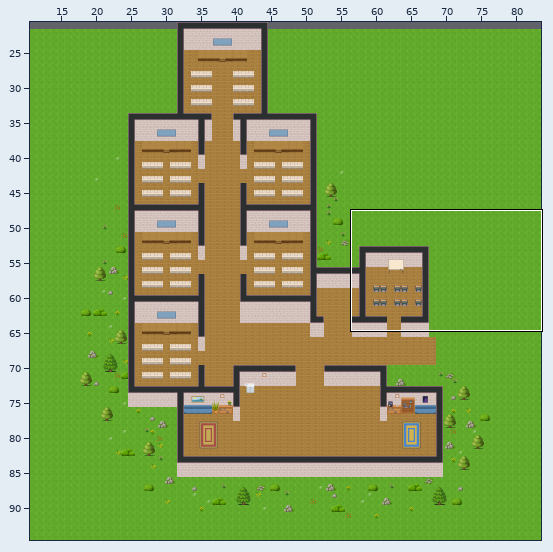
One commit to this Tiled map (JSON): maps/map.json. Above, an overview of the earlier version with the close-up marked.
Close-up. Old version:
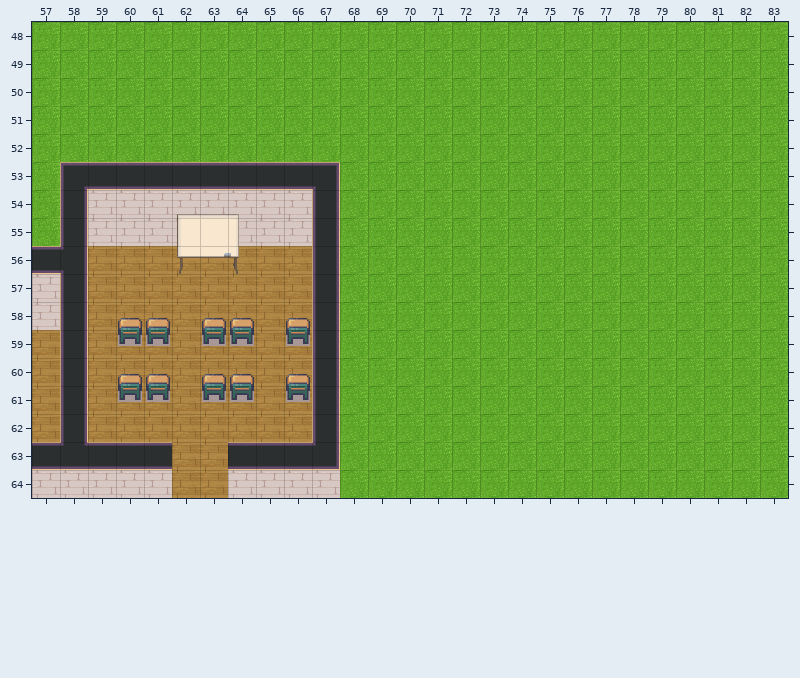
Cells are 32x32 px. Shown: x 57..83, y 48..64. The commit also changed other parts of the map, which this record leaves out.
The same view after the edit:
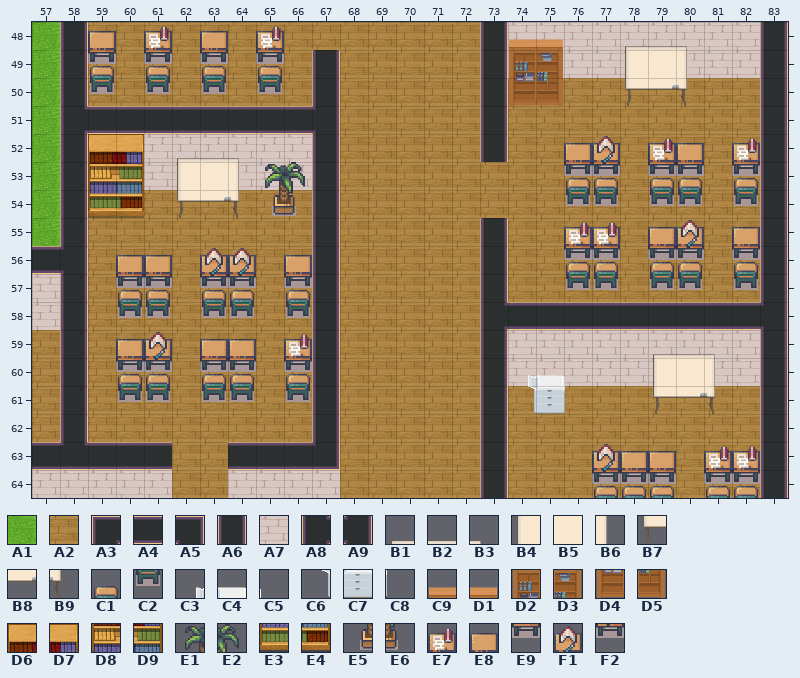
Key: from "Chunk 1": A1 4, A2 5, A3 6, A4 7, A5 8, A6 9, A7 10, A8 23, A9 25, B1 100, B2 101, B3 102, B4 103, B5 104, B6 105, B7 106, B8 107, B9 108, C1 109, C2 110, C3 111, C4 112, C5 113, C6 114, C7 115, C8 116, C9 117, D1 118, D2 125, D3 126, D4 133, D5 134, D6 137, D7 138, D8 139, D9 140, E1 141, E2 142, E3 143, E4 144, E5 145, E6 146, E7 193, E8 194, E9 195, F1 197, F2 198.
__ is an empty cell, ## one hidden under a higher layer.
The exact change:
Layer "floor":
y 48: x 59..72 A1 A1 A1 A1 A1 A1 A1 A1 A1 A1 A1 A1 A1 A1 -> A2 A2 A2 A2 A2 A2 A2 A2 A2 A2 A2 A2 A2 A2; x 74..82 A1 A1 A1 A1 A1 A1 A1 A1 A1 -> ## ## ## ## ## ## ## ## ##
y 49: x 59..66 A1 A1 A1 A1 A1 A1 A1 A1 -> A2 A2 A2 A2 A2 A2 A2 A2; x 68..72 A1 A1 A1 A1 A1 -> A2 A2 A2 A2 A2; x 74..82 A1 A1 A1 A1 A1 A1 A1 A1 A1 -> ## ## ## ## ## ## ## ## ##
y 50: x 59..66 A1 A1 A1 A1 A1 A1 A1 A1 -> A2 A2 A2 A2 A2 A2 A2 A2; x 68..72 A1 A1 A1 A1 A1 -> A2 A2 A2 A2 A2; x 74..82 A1 A1 A1 A1 A1 A1 A1 A1 A1 -> A2 A2 A2 A2 A2 A2 A2 A2 A2
y 51..52: x 68..72 A1 A1 A1 A1 A1 -> A2 A2 A2 A2 A2; x 74..82 A1 A1 A1 A1 A1 A1 A1 A1 A1 -> A2 A2 A2 A2 A2 A2 A2 A2 A2
y 53: x 68..82 A1 A1 A1 A1 A1 A1 A1 A1 A1 A1 A1 A1 A1 A1 A1 -> A2 A2 A2 A2 A2 A2 A2 A2 A2 A2 A2 A2 A2 A2 A2
y 54: x 59..66 __ __ __ __ __ __ __ __ -> A2 A2 A2 A2 A2 A2 A2 A2; x 68..82 A1 A1 A1 A1 A1 A1 A1 A1 A1 A1 A1 A1 A1 A1 A1 -> A2 A2 A2 A2 A2 A2 A2 A2 A2 A2 A2 A2 A2 A2 A2
y 55: x 59..66 __ __ __ __ __ __ __ __ -> A2 A2 A2 A2 A2 A2 A2 A2; x 68..72 A1 A1 A1 A1 A1 -> A2 A2 A2 A2 A2; x 74..82 A1 A1 A1 A1 A1 A1 A1 A1 A1 -> A2 A2 A2 A2 A2 A2 A2 A2 A2
y 56..57: x 68..72 A1 A1 A1 A1 A1 -> A2 A2 A2 A2 A2; x 74..82 A1 A1 A1 A1 A1 A1 A1 A1 A1 -> A2 A2 A2 A2 A2 A2 A2 A2 A2
y 58..60: x 68..72 A1 A1 A1 A1 A1 -> A2 A2 A2 A2 A2; x 74..82 A1 A1 A1 A1 A1 A1 A1 A1 A1 -> ## ## ## ## ## ## ## ## ##
y 61: x 68..72 A1 A1 A1 A1 A1 -> A2 A2 A2 A2 A2; x 74..82 A1 A1 A1 A1 A1 A1 A1 A1 A1 -> A2 ## A2 A2 A2 A2 A2 A2 A2
y 62..64: x 68..72 A1 A1 A1 A1 A1 -> A2 A2 A2 A2 A2; x 74..82 A1 A1 A1 A1 A1 A1 A1 A1 A1 -> A2 A2 A2 A2 A2 A2 A2 A2 A2
Layer "walls":
y 48: x 58 __ -> A6; x 73..83 __ __ __ __ __ __ __ __ __ __ __ -> A6 A7 A7 A7 A7 A7 A7 A7 A7 A7 A6
y 49: x 58 __ -> A6; x 67 __ -> A6; x 73..78 __ __ __ __ __ __ -> A6 A7 A7 A7 A7 A7; x 80..83 __ __ __ __ -> A7 A7 A7 A6
y 50: x 58 __ -> A6; x 67 __ -> A6; x 73 __ -> A6; x 83 __ -> A6
y 51: x 58..67 __ __ __ __ __ __ __ __ __ __ -> A8 A4 A4 A4 A4 A4 A4 A4 A4 A9; x 73 __ -> A6; x 83 __ -> A6
y 52: x 58 __ -> A6; x 61..67 __ __ __ __ __ __ __ -> A7 A7 A7 A7 A7 A7 A6; x 73 __ -> A6; x 83 __ -> A6
y 53: x 58..67 A3 A4 A4 A4 A4 A4 A4 A4 A4 A5 -> A6 ## ## A7 A7 ## A7 A7 A7 A6; x 83 __ -> A6
y 54: x 59..66 A7 A7 A7 A7 A7 A7 A7 A7 -> __ __ __ __ __ __ __ __; x 83 __ -> A6
y 55: x 59..66 A7 A7 A7 A7 ## A7 A7 A7 -> __ __ __ __ __ __ __ __; x 73 __ -> A6; x 83 __ -> A6
y 56..57: x 73 __ -> A6; x 83 __ -> A6
y 58: x 73..83 __ __ __ __ __ __ __ __ __ __ __ -> A8 A4 A4 A4 A4 A4 A4 A4 A4 A4 A9
y 59: x 73..83 __ __ __ __ __ __ __ __ __ __ __ -> A6 A7 A7 A7 A7 A7 A7 A7 A7 A7 A6
y 60: x 73..79 __ __ __ __ __ __ __ -> A6 A7 A7 A7 A7 A7 A7; x 81..83 __ __ __ -> A7 A7 A6
y 61..64: x 73 __ -> A6; x 83 __ -> A6
Layer "furniture":
y 48: x 74..75 __ __ -> C9 D1; x 78..80 __ __ __ -> B1 B2 B3
y 49: x 59 __ -> C1; x 61 __ -> C1; x 63 __ -> C1; x 65 __ -> C1; x 74..75 __ __ -> D2 D3; x 78..80 __ __ __ -> B4 B5 B6
y 50: x 59 __ -> C2; x 61 __ -> C2; x 63 __ -> C2; x 65 __ -> C2; x 74..75 __ __ -> D4 D5; x 78..80 __ __ __ -> B7 B8 B9
y 52: x 59..60 __ __ -> D6 D7; x 62..64 __ __ __ -> B1 B2 B3
y 53: x 59..60 __ __ -> D8 D9; x 62..66 __ __ __ __ __ -> B4 B5 B6 E1 E2; x 76..77 __ __ -> C1 C1; x 79..80 __ __ -> C1 C1; x 82 __ -> C1
y 54: x 59..60 __ __ -> E3 E4; x 62..66 B1 B2 B3 __ __ -> B7 B8 B9 E5 E6; x 76..77 __ __ -> C2 C2; x 79..80 __ __ -> C2 C2; x 82 __ -> C2
y 55: x 62..64 B4 B5 B6 -> __ __ __
y 56: x 62..64 B7 B8 B9 -> __ __ __; x 76..77 __ __ -> C1 C1; x 79..80 __ __ -> C1 C1; x 82 __ -> C1
y 57: x 60..61 __ __ -> C1 C1; x 63..64 __ __ -> C1 C1; x 66 __ -> C1; x 76..77 __ __ -> C2 C2; x 79..80 __ __ -> C2 C2; x 82 __ -> C2
y 58: x 60..61 C1 C1 -> C2 C2; x 63..64 C1 C1 -> C2 C2; x 66 C1 -> C2
y 59: x 60..61 C2 C2 -> __ __; x 63..64 C2 C2 -> __ __; x 66 C2 -> __; x 79..81 __ __ __ -> B1 B2 B3
y 60: x 74..76 __ __ __ -> C3 C4 C5; x 79..81 __ __ __ -> B4 B5 B6
y 61: x 74..76 __ __ __ -> C6 C7 C8; x 79..81 __ __ __ -> B7 B8 B9
y 64: x 77..79 __ __ __ -> C1 C1 C1; x 81..82 __ __ -> C1 C1
Layer "aboveFurniture":
y 48: x 59 __ -> E8; x 61 __ -> E7; x 63 __ -> E8; x 65 __ -> E7
y 49: x 59 __ -> E9; x 61 __ -> E9; x 63 __ -> E9; x 65 __ -> E9
y 52: x 76..77 __ __ -> E8 F1; x 79..80 __ __ -> E7 E8; x 82 __ -> E7
y 53: x 76..77 __ __ -> E9 F2; x 79..80 __ __ -> E9 E9; x 82 __ -> E9
y 55: x 76..77 __ __ -> E7 E7; x 79..80 __ __ -> E8 F1; x 82 __ -> E8
y 56: x 60..61 __ __ -> E8 E8; x 63..64 __ __ -> F1 F1; x 66 __ -> E8; x 76..77 __ __ -> E9 E9; x 79..80 __ __ -> E9 F2; x 82 __ -> E9
y 57: x 60..61 __ __ -> E9 E9; x 63..64 __ __ -> F2 F2; x 66 __ -> E9
y 59: x 60..61 __ __ -> E8 F1; x 63..64 __ __ -> E8 E8; x 66 __ -> E7
y 60: x 60..61 __ __ -> E9 F2; x 63..64 __ __ -> E9 E9; x 66 __ -> E9
y 63: x 77..79 __ __ __ -> F1 E8 E8; x 81..82 __ __ -> E7 E7
y 64: x 77..79 __ __ __ -> F2 E9 E9; x 81..82 __ __ -> E9 E9
Where, in picture pixels (left, top, right, bottom), the same in both close-ups:
changed: (60, 22, 788, 498)
